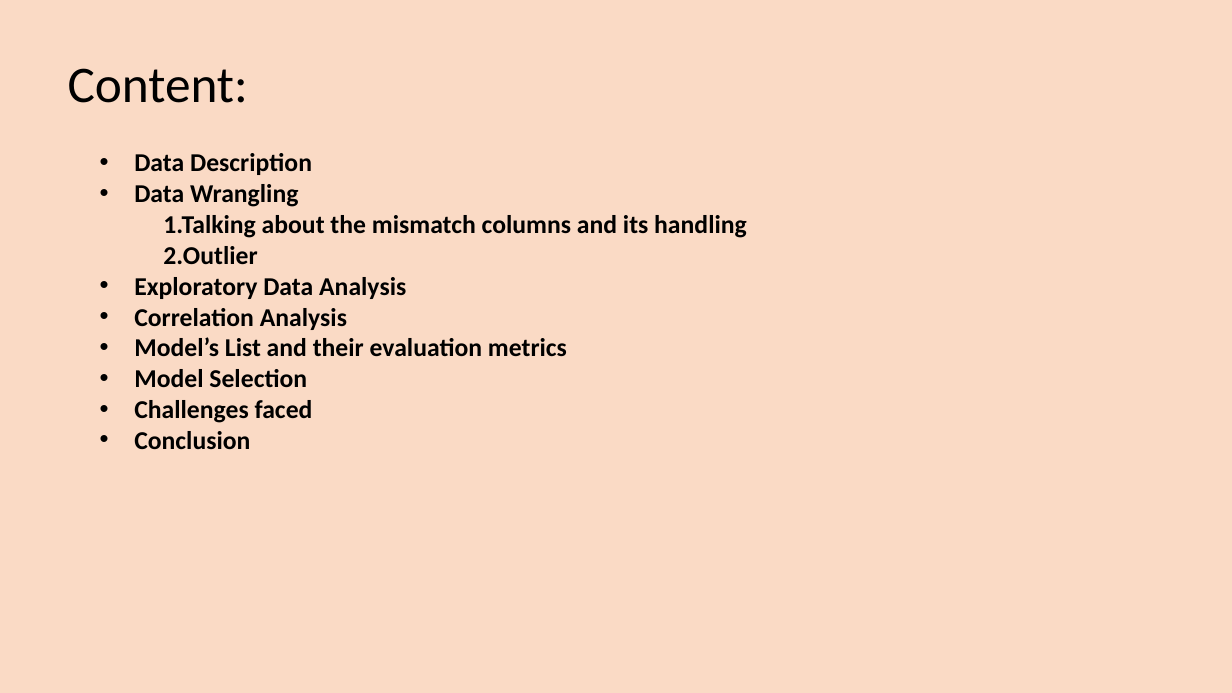
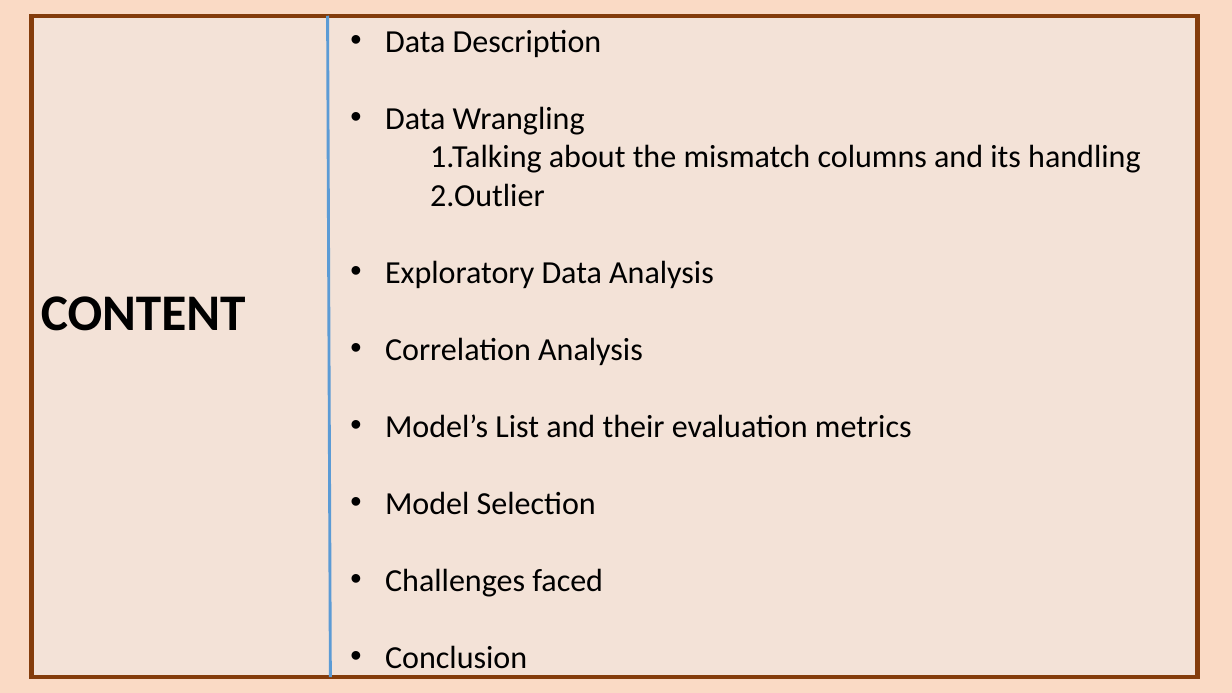
Before and after one commit to rajani1616/project4-Mobile-price-prediction, a slide deck: slide 4 of project4ppt.pptx. Drawn at 1232x693 pixels with LibreOffice and Linux fonts; fonts in the diff are those of the drawing. Boxes give left, top, right and bottom in pixels: in the first picture for what was removed or moved away, otherwise in the second. Text is boxed around its words. In the diff, an @@ line names an element or a change of style, - is before the commit and + after.

```diff
--- a/project4ppt.pptx
+++ b/project4ppt.pptx
@@ rectangle added at <box>31,16,1198,677</box>, fill #EDEDED at 47% opacity, outline #843C0B 3.5 pt @@
@@ line added from (328, 16) to (331, 677), #5B9BD5 2.25 pt @@
@@ text "Data Description": place and size @@
-text "Data Description" at <box>134,153,747,450</box>
+text "Data Description" at <box>385,30,1140,676</box>
@@ text "Data Description" at <box>385,30,1140,676</box>: size 20 to 25 pt, bold off @@
@@ text at <box>41,296,246,331</box>: text changed; bold on @@
-Content:
+CONTENT
```
Also in this commit, not shown: 17 other slides changed.
